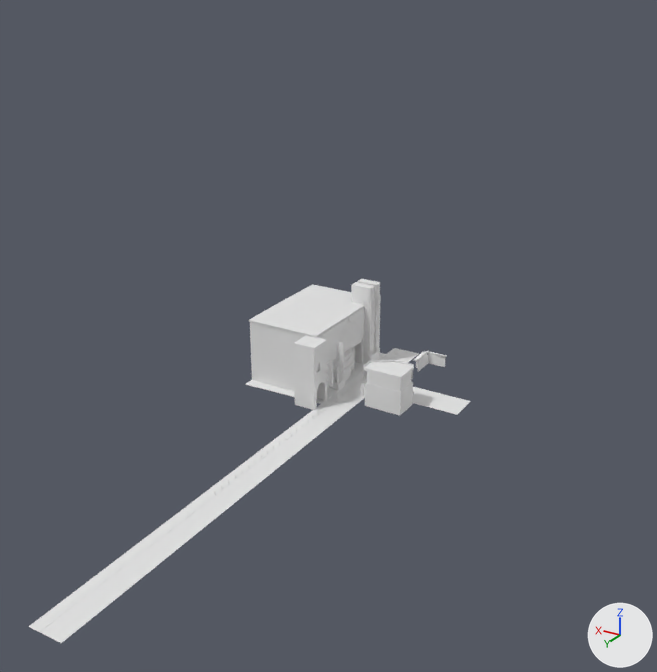
Before and after pictures for a commit that changed the Blender file sak/lab15/projekt_sak.blend.
Both versions are drawn from a camera (50 mm lens) standing at (-93.6, 190.2, 98.0) and looking at (-9.4, 49.7, 27.8). The axes (+X, +Y, +Z) are drawn at lower right. The lights are the same throughout. The older version comes first.
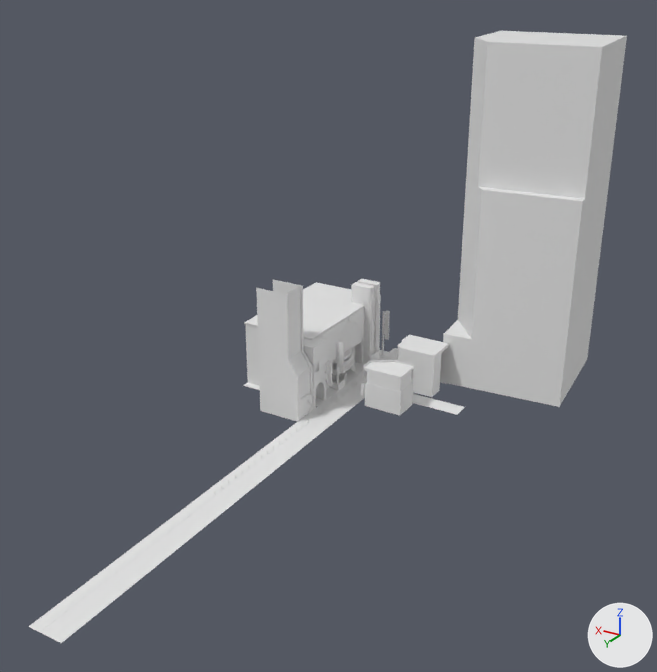
Commit message: dodano kolejne budynki

Where the change shows, as pixel boxes (x1, y1, x2, y2) in the pictures (657 x 672 px; the box of a moved part takes in the faces that stretch with it):
'Cube.025', added
    after: (443, 31, 627, 407)
'Plane', reshaped
    before: (29, 348, 470, 643)
    after: (29, 348, 465, 643)
'Cube.001', reshaped
    before: (245, 284, 386, 404)
    after: (243, 282, 389, 407)
'Cube.026', added
    after: (256, 280, 313, 422)
'Cube.012', moved
    before: (294, 335, 327, 410)
    after: (304, 337, 326, 410)
'Cube.022', added
    after: (397, 335, 449, 397)
'Cube.024', added
    after: (382, 311, 390, 355)
'Cube.009', hidden
    before: (333, 356, 351, 383)
part 1 of me_plane_001, reshaped
    before: (29, 348, 470, 632)
    after: (29, 348, 465, 632)
part 2 of me_cube_002, moved or reshaped
    before: (248, 284, 351, 392)
    after: (244, 282, 351, 391)
part 3 of me_cube_002, moved or reshaped
    before: (317, 354, 386, 404)
    after: (316, 352, 389, 406)

The edits, one by one:
me_plane_001 is used by ob_plane; location (0.0, 0.0, 0.0); scale (2.33, 2.33, 2.33).
me_plane_001 had 26 vertices, 16 faces and spanned x -10.5..2.1, y -3.4..50.4, z 0.0.
me_plane_001 now has 42 vertices, 28 faces and spans x -10.5..2.1, y -3.4..50.4, z 0.0.
Part 1, on me_plane_001:
2 vertices are removed from x 1.0..1.1, y 4.4, z 0.0.
11 faces are deleted.
5 vertices in x -10.5..2.1, y 4.4, z 0.0 move by (0.0, 1.5, 0.0).
18 vertices are added at x 1.0..1.1, y -3.4..50.4, z 0.0.
23 new faces join them.
me_cube_002 is used by ob_cube_001; location (14.1, 13.2, 9.3).
me_cube_002 had 103 vertices, 83 faces and spanned x -9.3..12.1, y -17.0..0.0, z -9.3..6.7.
me_cube_002 now has 103 vertices, 83 faces and spans x -9.3..12.1, y -17.8..0.0, z -9.3..6.7.
me_cube_002 part 2: all 18 vertices in x -7.0..12.0, y -14.6..-14.2, z -9.1..6.7 are moved by (0.0, -1.7, 0.0).
me_cube_002 part 3: all 2 vertices in x -9.3, y -16.2, z -9.3..-9.1 are moved by (0.0, -1.6, 0.0).
Other edits to the shape of me_cube_002 do not show in these pictures.
Mesh me_cube_028 is new.
It has 164 vertices, 140 faces and spans x -3.2..7.1, y -3.1..3.2, z -0.6..29.4.
Mesh me_cube_027 is new.
It has 27 vertices, 22 faces and spans x -28.1..1.0, y -24.9..4.9, z -1.0..78.7.
Mesh me_cube_026 is new.
It has 128 vertices, 129 faces and spans x -1.21..0.58, y 1.11..1.49, z -1.0..11.61.
Mesh me_cube_025 is new.
It has 246 vertices, 227 faces and spans x -9.53..1.0, y -1.0..7.29, z -1.0..9.79.
Object 'Cube.009' (ob_cube_009) is now hidden.
Object 'Cube.012' (ob_cube_012) moves from (7.2, 30.1, 0.9) to (7.5, 30.1, 0.9).
Object 'Cube.026' (ob_cube_026) is new; it shows me_cube_028.
Its location is (8.0, 36.1, 0.5).
Object 'Cube.025' (ob_cube_025) is new; it shows me_cube_027.
Its location is (-14.5, -1.3, 0.5).
Its rotation in degrees is (0, 0, 4.2).
Object 'Cube.024' (ob_cube_024) is new; it shows me_cube_026.
Its location is (5.0, -3.5, 0.9).
Object 'Cube.022' (ob_cube_022) is new; it shows me_cube_025.
Its location is (-5.9, 4.9, 0.5).
